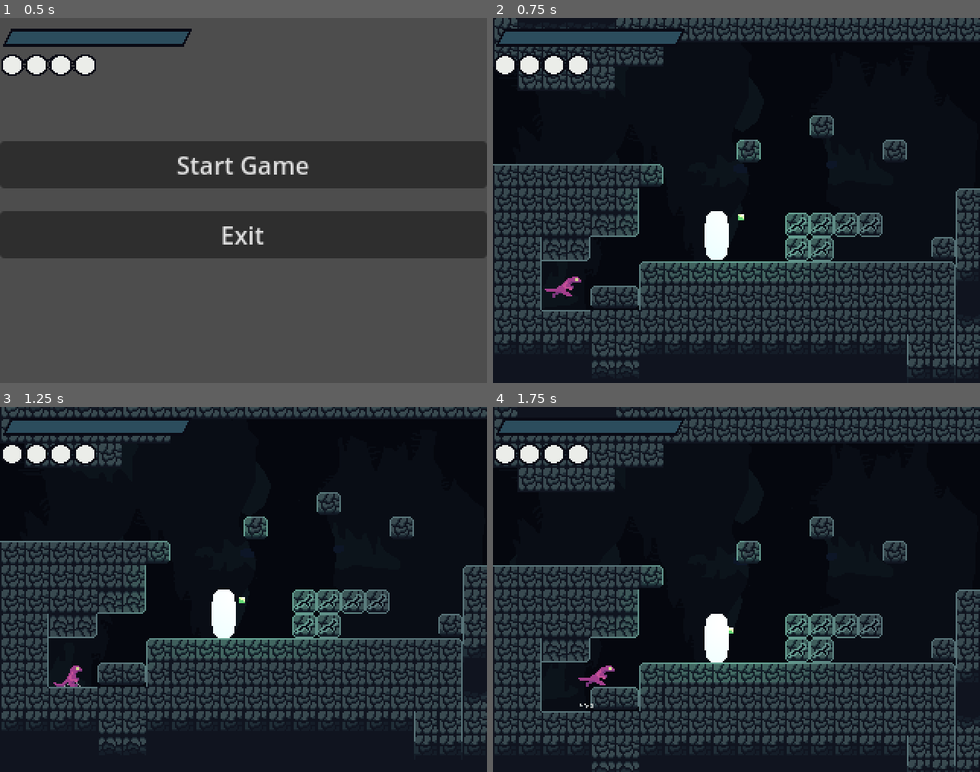
Above: before the commit, frames 1-4 (two rows, left to right).
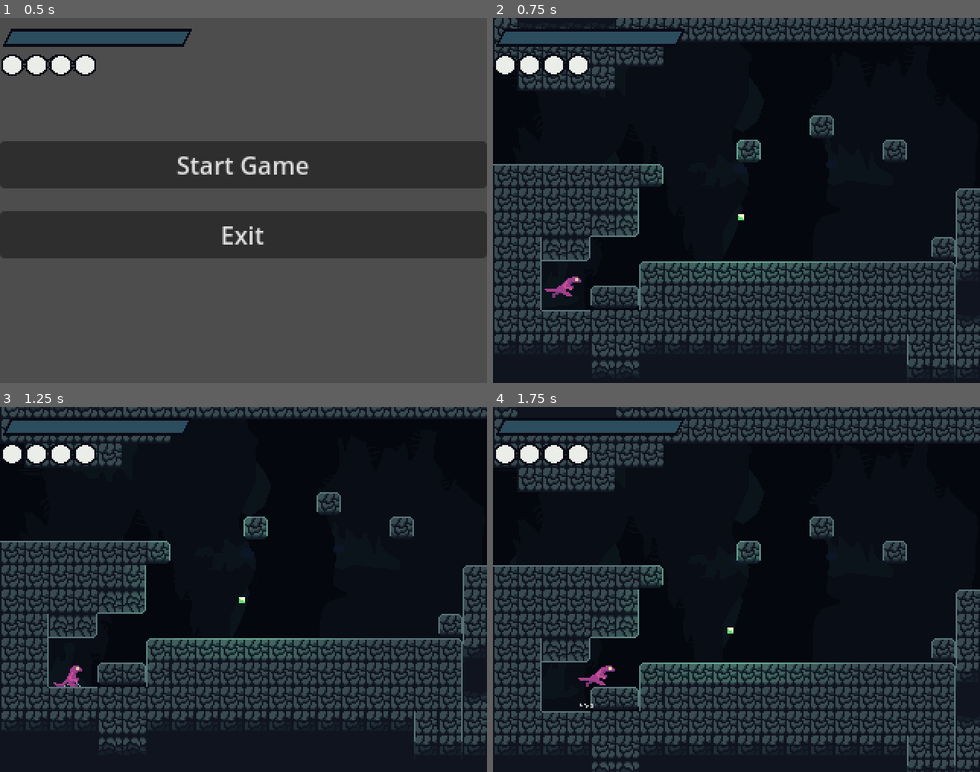
Above: after the commit, the same moments.

Repository: Liakatido/MVM19
Game: Godot game, scene res://scenes/game.tscn
Same seed, same stepped clock (60 frames per second), same inputs: the game is played once before the commit and once after it. Sound files missing from this copy of the repository are replaced by a short silence.
Inputs:
- Up to frame 1 (0.5 s): no input
- Up to frame 2 (0.75 s): click "Start Game" at 0.5 s
- Up to frame 3 (1.25 s): no input
- Up to frame 4 (1.75 s): tap Enter (ui_accept) at 1.25 s; hold Right (right) from 1.28 s (still down); hold X (attack) from 1.28 s (still down); tap Z (jump) at 1.52 s

Frame 1 is identical in both runs. In frame 2, 2.0% of the frame differs, in the area x 43-80%, y 52-67%; in frame 3, 2.0%; in frame 4, 2.0%.

Commit message:
player ded

Diff:
--- /dev/null
+++ b/scenes/creatures/damage_area.gd
@@ -0,0 +1,8 @@
+extends Area2D
+
+@export var damage : int
+
+# Called every frame. 'delta' is the elapsed time since the previous frame.
+func _process(_delta):
+	for area in get_overlapping_areas():
+		area.hit(damage)
--- /dev/null
+++ b/scenes/creatures/damage_area.tscn
@@ -0,0 +1,14 @@
+[gd_scene load_steps=3 format=3 uid="uid://t0raixkbvbm1"]
+
+[ext_resource type="Script" path="res://scenes/creatures/damage_area.gd" id="1_obo1v"]
+
+[sub_resource type="RectangleShape2D" id="RectangleShape2D_kt618"]
+size = Vector2(57, 20)
+
+[node name="DamageArea" type="Area2D"]
+collision_layer = 2
+collision_mask = 2
+script = ExtResource("1_obo1v")
+
+[node name="CollisionShape2D" type="CollisionShape2D" parent="."]
+shape = SubResource("RectangleShape2D_kt618")
--- a/scenes/data.gd
+++ b/scenes/data.gd
@@ -8,10 +8,10 @@
 signal ammo_changed
 signal player_died
 
-var max_health : int = 100
-var health : int = 100
-var ammo : int = 4
-var max_ammo : int = 4
+var max_health : int = 100 : set = _set_max_health
+var health : int = 100 : set = _set_health
+var ammo : int = 4 : set = _set_ammo
+var max_ammo : int = 4 : set = _set_max_ammo
 
 var tail_enabled : bool
 var dash_enabled : bool
@@ -37,6 +37,7 @@
 
 func _set_health(value):
 	health = value
+	print(value)
 	if health > max_health:
 		health = max_health
 	if health <= 0:
--- a/scenes/game.gd
+++ b/scenes/game.gd
@@ -50,6 +50,10 @@
 	main_menu.hide()
 	switch_to_level(Data.last_save.level, Data.last_save.gate, false)
 
+func reload_from_save():
+	Data.set_stats_from_last_save()
+	switch_to_level(Data.last_save.level, Data.last_save.gate, false)
+
 func exit_game():
 	get_tree().quit()
 
--- a/scenes/levels/cave/caveSelfLair.tscn
+++ b/scenes/levels/cave/caveSelfLair.tscn
@@ -3,13 +3,13 @@
 [ext_resource type="PackedScene" uid="uid://dy2gbkapxxpro" path="res://scenes/levels/base_level.tscn" id="1_e5lny"]
 [ext_resource type="PackedScene" uid="uid://djgp1w4sb02ty" path="res://scenes/levels/level_gate.tscn" id="2_dfde7"]
 [ext_resource type="PackedScene" uid="uid://euanwexm70yw" path="res://scenes/creatures/lightbug.tscn" id="3_830w8"]
-[ext_resource type="PackedScene" uid="uid://bgj7arkqm4aa6" path="res://scenes/creatures/enemy.tscn" id="4_372i7"]
+[ext_resource type="PackedScene" uid="uid://t0raixkbvbm1" path="res://scenes/creatures/damage_area.tscn" id="4_510ia"]
 
 [node name="caveSelfLair" instance=ExtResource("1_e5lny")]
 
 [node name="TileMap" parent="." index="0"]
 layer_0/name = "Cave Layer 1"
-layer_0/tile_data = PackedInt32Array(65536, 0, 3, 131072, 32 …(4603 unchanged characters)…  1, 458765, 196608, 1, 524298, 196608, 1, 786444, 196608, 3, 720908, 196608, 3, 720909, 196608, 3, 786445, 196608, 3, 720910, 196608, 3, 720911, 196608, 3)
+layer_0/tile_data = PackedInt32Array(65536, 0, 3, 131072, 32 …(4603 unchanged characters)…  1, 458765, 196608, 1, 524298, 196608, 1)
 
 [node name="LevelGate" parent="Gates" index="0" instance=ExtResource("2_dfde7")]
 position = Vector2(0, 192)
@@ -54,9 +54,14 @@
 [node name="lightbug" parent="." index="2" instance=ExtResource("3_830w8")]
 position = Vector2(164, 177)
 
-[node name="Enemy" parent="." index="3" instance=ExtResource("4_372i7")]
-position = Vector2(147, 189)
+[node name="DamageArea" parent="." index="3" instance=ExtResource("4_510ia")]
+position = Vector2(260, 203)
+damage = 20
+
+[node name="CollisionShape2D" parent="DamageArea" index="0"]
+position = Vector2(5, 3)
 
 [editable path="Gates/LevelGate"]
 [editable path="Gates/LevelGate2"]
 [editable path="Gates/LevelGate3"]
+[editable path="DamageArea"]
--- a/scenes/player/player.gd
+++ b/scenes/player/player.gd
@@ -5,9 +5,11 @@
 const Bite = preload("res://scenes/player/bite.tscn")
 const DashTextureRight = preload("res://assets/particles/dash.png")
 const DashTextureLeft = preload("res://assets/particles/dash_inverse.png")
+const Corpse = preload("res://scenes/player/player_corpse.tscn")
 
 @onready var sprite = $Sprite2D
 @onready var animations = $AnimationPlayer
+@onready var camera = $Camera2D
 @onready var invincible_animation = $InvincibleAnimation
 @onready var walk_audio = $WalkAudio
 @onready var jump_audio = $JumpAudio
@@ -18,6 +20,7 @@
 @onready var attack_marker = $AttackMarker
 @onready var dust_particles = $DustParticles
 @onready var dash_hitbox = $ChargeHitbox
+@onready var hitbox = $Hitbox
 
 const SPEED = 85.0
 const JUMP_VELOCITY = -190.0
@@ -33,7 +36,7 @@
 # invicibility data
 var invincible : bool = false
 var invincible_ticker : float
-const INVINCIBILITY_PERIOD = 1.0
+const INVINCIBILITY_PERIOD = 1.5
 
 # attack data
 const ATTACK_COOLDOWN : float = 0.4
@@ -74,7 +77,14 @@
 	# setup dash data
 	dash_hitbox_pos = dash_hitbox.position
 
+	# connect signals
+	hitbox.connect("got_hit", get_hit)
+	Data.connect("player_died", destroy)
+
 func _unhandled_input(event):
+	if disabled:
+		return
+
 	if event.is_action_pressed("attack") and can_attack and not dashing and not crouching:
 		GRAVITY = 380 #lowering the impact of gravity so air attacks a bit more reliable
 		attack_audio.play()
@@ -242,6 +252,24 @@
 	invincible = false
 	invincible_animation.play("RESET")
 
+func destroy():
+	disabled = true
+	# spawn corpse
+	var corpse = Corpse.instantiate()
+	corpse.global_position = global_position
+	corpse.velocity = velocity
+	if orientation == Vector2.LEFT:
+		corpse.scale = Vector2(-1, 1)
+	get_parent().add_child(corpse)
+
+	# set camera to follow corpse
+	remove_child(camera)
+	corpse.add_child(camera)
+
+	# destroy player node
+	hide()
+	call_deferred("queue_free")
+
 # handle cleaning after animations finish, when needed
 func _on_animation_player_animation_finished(anim_name):
 	match anim_name:
--- a/scenes/player/player.tscn
+++ b/scenes/player/player.tscn
@@ -6,6 +6,7 @@
 [ext_resource type="AudioStream" uid="uid://cg6uluve6o0hx" path="res://assets/sounds/player/step.ogg" id="3_hio8v"]
 [ext_resource type="AudioStream" uid="uid://ddlx4wnd52liv" path="res://assets/sounds/player/jump.ogg" id="4_0egjy"]
 [ext_resource type="AudioStream" uid="uid://bl33gc0ceut4j" path="res://assets/sounds/player/attack.ogg" id="5_bq6ic"]
+[ext_resource type="Script" path="res://scenes/player/hitbox.gd" id="5_qdjr1"]
 [ext_resource type="AudioStream" uid="uid://crjj7bdivn0vf" path="res://assets/sounds/player/dash.ogg" id="7_hclhd"]
 [ext_resource type="AudioStream" uid="uid://5pvtgkqln6ir" path="res://assets/sounds/player/spit.ogg" id="8_cexea"]
 [ext_resource type="Texture2D" uid="uid://cqiksaji3x2wf" path="res://assets/particles/dust.png" id="9_hkxte"]
@@ -331,6 +332,7 @@
 [node name="Hitbox" type="Area2D" parent="."]
 collision_layer = 2
 collision_mask = 2
+script = ExtResource("5_qdjr1")
 
 [node name="CollisionShape2D" type="CollisionShape2D" parent="Hitbox"]
 position = Vector2(0, -7)
--- /dev/null
+++ b/scenes/player/player_corpse.gd
@@ -0,0 +1,15 @@
+extends CharacterBody2D
+
+
+const GRAVITY = 400
+
+
+func _physics_process(delta):
+	# Add the gravity.
+	if not is_on_floor():
+		velocity.y += GRAVITY * delta
+
+
+	velocity.x = move_toward(velocity.x, 0, delta*2)
+
+	move_and_slide()
--- /dev/null
+++ b/scenes/player/player_corpse.tscn
@@ -0,0 +1,19 @@
+[gd_scene load_steps=4 format=3 uid="uid://wnct1g80ldf1"]
+
+[ext_resource type="Texture2D" uid="uid://d6tx6vy6hldy" path="res://assets/player.png" id="1_0x73d"]
+[ext_resource type="Script" path="res://scenes/player/player_corpse.gd" id="1_khacg"]
+
+[sub_resource type="RectangleShape2D" id="RectangleShape2D_cnkki"]
+size = Vector2(20, 0)
+
+[node name="PlayerCorpse" type="CharacterBody2D"]
+script = ExtResource("1_khacg")
+
+[node name="Sprite2D" type="Sprite2D" parent="."]
+position = Vector2(0, -16)
+texture = ExtResource("1_0x73d")
+region_enabled = true
+region_rect = Rect2(0, 224, 32, 32)
+
+[node name="CollisionShape2D" type="CollisionShape2D" parent="."]
+shape = SubResource("RectangleShape2D_cnkki")
Binary file changed: assets/player.aseprite
Binary file changed: assets/player.png
Not shown: 1 places in scenes/player/player.tscn that only renumber resources
